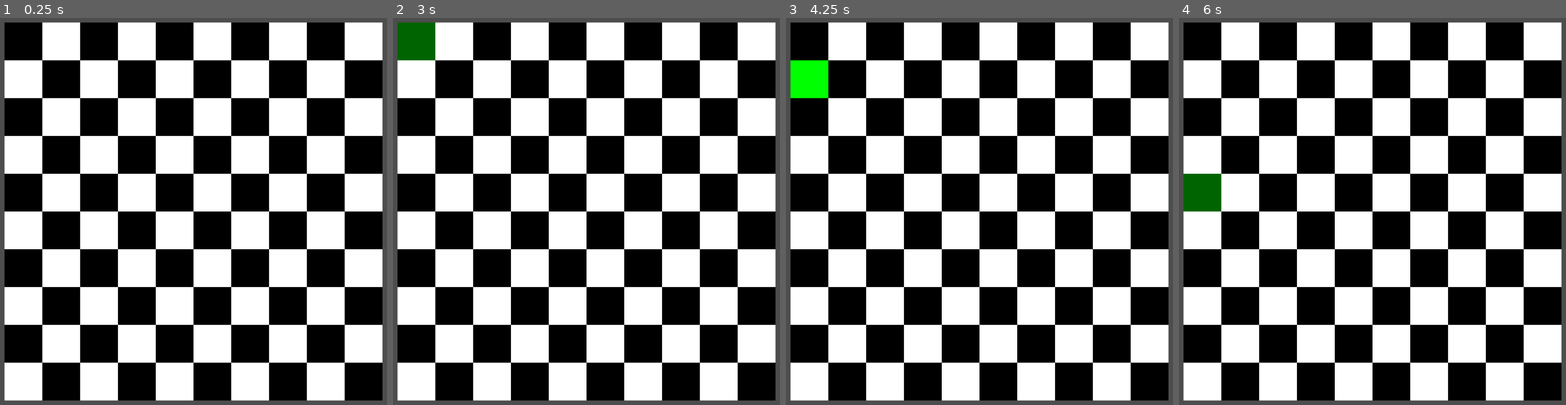
Above: before the commit, frames 1-4 (left to right).
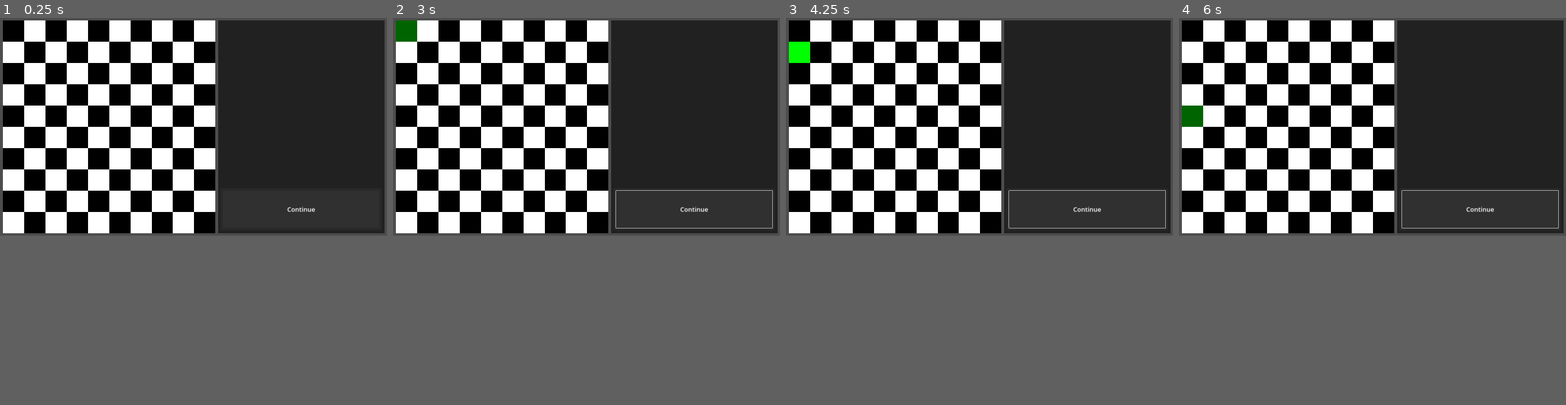
Above: after the commit, the same moments.

Repository: Taliesin268/Bafflefield
Game: Godot game, scene res://scenes/Bafflefield.tscn
Same seed, same stepped clock (60 frames per second), same inputs: the game is played once before the commit and once after it.
Inputs (mouse positions are in pixels of both pictures, inside the frame that each line leads up to):
- Up to frame 1 (0.25 s): no input
- Up to frame 2 (3 s): click (694, 358) at 0.5 s, where only the run after the commit has a clickable "Continue"; click (694, 358) at 1.25 s, where only the run after the commit has a clickable "Continue"; click (694, 358) at 2 s, where only the run after the commit has a clickable "Continue"; tap Enter at 2.75 s; move the mouse to (416, 41) at 2.77 s; click (416, 41) at 2.92 s
- Up to frame 3 (4.25 s): tap Space at 3.5 s; move the mouse to (809, 79) at 3.52 s; click (809, 79) at 3.67 s
- Up to frame 4 (6 s): tap Enter at 4.25, 5.75 s; move the mouse to (1202, 118) at 4.27 s; click (1202, 118) at 4.42 s; tap Space at 5 s; move the mouse to (1202, 153) at 5.02 s; click (1202, 153) at 5.17 s; move the mouse to (1202, 192) at 5.77 s; click (1202, 192) at 5.92 s
In our replay, the window is 800x800 before the commit and 800x450 after it. These sizes can differ from the game's own. Grey fills any space a smaller window leaves; there, only what the larger window draws over its background counts as a difference.

The runs differ from the first frame. In frame 1, 63% of the frame differs, in the area x 0-100%, y 0-100%; in frame 2, 64%; in frame 3, 64%; in frame 4, 64%.

Commit message:
Added UI nodes

Diff:
--- a/project.godot
+++ b/project.godot
@@ -17,5 +17,7 @@
 
 [display]
 
-window/size/viewport_width=1024
+window/size/viewport_width=1820
 window/size/viewport_height=1024
+window/size/mode=2
+window/stretch/mode="canvas_items"
--- a/scenes/Bafflefield.gd
+++ b/scenes/Bafflefield.gd
@@ -31,3 +31,7 @@
 			$Board.add_child(cell)
 
 			cell.clicked.connect(_cell_clicked.bind(cell))
+
+
+func _on_button_pressed():
+	print("Button pressed!")
--- a/scenes/Bafflefield.tscn
+++ b/scenes/Bafflefield.tscn
@@ -1,9 +1,97 @@
-[gd_scene load_steps=2 format=3 uid="uid://cv6vh4n52bicy"]
+[gd_scene load_steps=5 format=3 uid="uid://cv6vh4n52bicy"]
 
 [ext_resource type="Script" path="res://scenes/Bafflefield.gd" id="1_1l88r"]
+[ext_resource type="Script" path="res://scenes/UI.gd" id="2_wtwxl"]
+
+[sub_resource type="StyleBoxFlat" id="StyleBoxFlat_r8xy1"]
+bg_color = Color(0.188235, 0.188235, 0.188235, 1)
+
+[sub_resource type="StyleBoxFlat" id="StyleBoxFlat_w3bdd"]
+bg_color = Color(0.25098, 0.25098, 0.25098, 1)
 
 [node name="Bafflefield" type="Node2D"]
 script = ExtResource("1_1l88r")
 
 [node name="Board" type="Node2D" parent="."]
 position = Vector2(62, 62)
+
+[node name="UI" type="Control" parent="."]
+layout_mode = 3
+anchors_preset = 11
+anchor_left = 1.0
+anchor_right = 1.0
+anchor_bottom = 1.0
+offset_left = 1024.0
+offset_top = 12.0
+offset_right = 1808.0
+offset_bottom = 1012.0
+grow_horizontal = 0
+grow_vertical = 2
+size_flags_horizontal = 8
+script = ExtResource("2_wtwxl")
+
+[node name="ChatboxBackground" type="ColorRect" parent="UI"]
+layout_mode = 1
+anchors_preset = 15
+anchor_right = 1.0
+anchor_bottom = 1.0
+grow_horizontal = 2
+grow_vertical = 2
+color = Color(0.129412, 0.129412, 0.129412, 1)
+
+[node name="ButtonBackground" type="ColorRect" parent="UI"]
+layout_mode = 1
+anchors_preset = 15
+anchor_right = 1.0
+anchor_bottom = 1.0
+offset_left = 12.0
+offset_top = 788.0
+offset_right = -12.0
+offset_bottom = -12.0
+grow_horizontal = 2
+grow_vertical = 2
+color = Color(0.160784, 0.160784, 0.160784, 1)
+
+[node name="TextScroller" type="ScrollContainer" parent="UI"]
+layout_mode = 2
+offset_right = 784.0
+
+[node name="TextContainer" type="VBoxContainer" parent="UI/TextScroller"]
+layout_mode = 2
+
+[node name="Button" type="Button" parent="UI"]
+layout_mode = 0
+offset_left = 24.0
+offset_top = 800.0
+offset_right = 760.0
+offset_bottom = 976.0
+
+[node name="TimeoutButton" type="ProgressBar" parent="UI/Button"]
+layout_mode = 1
+anchors_preset = 15
+anchor_right = 1.0
+anchor_bottom = 1.0
+grow_horizontal = 2
+grow_vertical = 2
+mouse_filter = 2
+theme_override_styles/background = SubResource("StyleBoxFlat_r8xy1")
+theme_override_styles/fill = SubResource("StyleBoxFlat_w3bdd")
+show_percentage = false
+
+[node name="ButtonLabel" type="Label" parent="UI/Button"]
+layout_mode = 1
+anchors_preset = 15
+anchor_right = 1.0
+anchor_bottom = 1.0
+grow_horizontal = 2
+grow_vertical = 2
+theme_override_font_sizes/font_size = 30
+text = "Continue"
+horizontal_alignment = 1
+vertical_alignment = 1
+
+[node name="ButtonTimer" type="Timer" parent="UI/Button"]
+wait_time = 5.0
+one_shot = true
+
+[connection signal="pressed" from="UI/Button" to="." method="_on_button_pressed"]
--- /dev/null
+++ b/scenes/UI.gd
@@ -0,0 +1 @@
+extends Control
--- a/scenes/cell.gd
+++ b/scenes/cell.gd
@@ -43,7 +43,7 @@
 	position.y += column*100
 
 # CONNECTED SIGNALS
-func _on_input_event(viewport, event, shape_idx):
+func _on_input_event(_viewport, event, _shape_idx):
 	if event is InputEventMouseButton && event.pressed:
 		clicked.emit()
 
